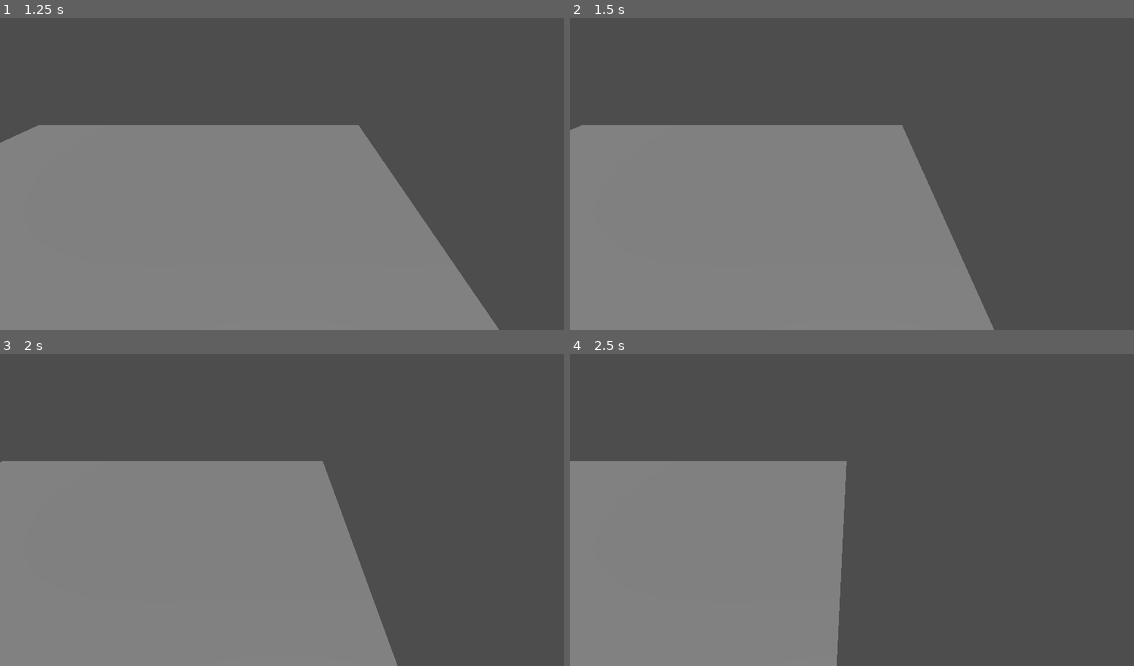
Above: before the commit, frames 1-4 (two rows, left to right).
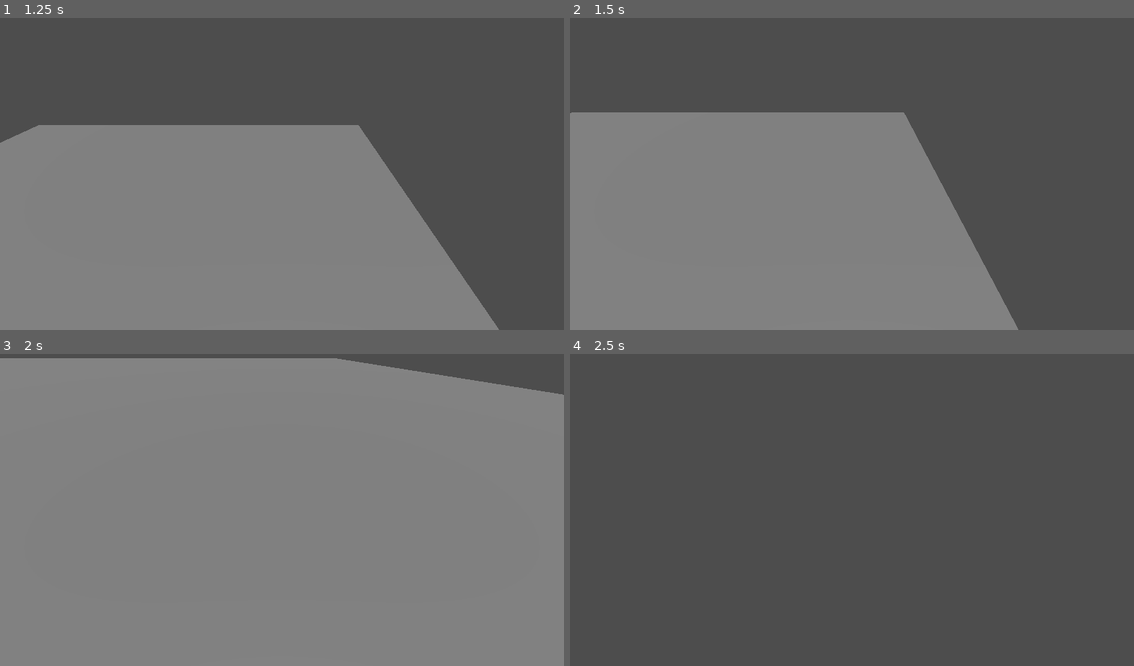
Above: after the commit, the same moments.

Repository: felifluid/crossroads
Game: Godot game, scene res://mesh_instance_3d.tscn
Two runs of this game, one before a commit and one after it. Both use one fixed random seed, a clock stepped at 60 frames per second and the inputs below.
Inputs:
- Up to frame 1 (1.25 s): tap Enter at 0.5 s; hold D (move_right) from 0.53 s (still down)
- Up to frame 2 (1.5 s): release D (move_right) at 1.28 s; hold Ctrl (move_down, bound only after the commit) from 1.28 s (still down)
- Up to frame 3 (2 s): keep holding Ctrl (move_down, bound only after the commit)
- Up to frame 4 (2.5 s): release Ctrl (move_down, bound only after the commit) at 2.03 s; hold D (move_right) from 2.03 s (still down)

Frame 1 is identical in both runs. In frame 2, 4.4% of the frame differs, in the area x 0-80%, y 30-100%; in frame 3, 54%, in the area x 0-100%, y 1-100%; in frame 4, 32%.

Commit message:
update(project.godot): added up & down actions

Diff:
--- a/camera.gd
+++ b/assets/camera/camera.gd
@@ -23,6 +23,7 @@
 	current_y = lerp_angle(current_y, _target_rotation_y, delta * smoothness)
 	rotation_degrees = Vector3(0, current_y, 0)
 
+
 func handle_input(delta):
 	var input_dir := Vector3.ZERO
 	if Input.is_action_pressed("move_forward"):
@@ -33,11 +34,16 @@
 		input_dir.x -= 1
 	if Input.is_action_pressed("move_right"):
 		input_dir.x += 1
+	if Input.is_action_pressed("move_up"):
+		input_dir.y += 1
+	if Input.is_action_pressed("move_down"):
+		input_dir.y -= 1
 	if input_dir != Vector3.ZERO:
 		input_dir = input_dir.normalized()
 		var move_dir = transform.basis * input_dir
-		move_dir.y = 0
+		#move_dir.y = 0W
 		_target_position += move_dir * move_speed * delta
+
 
 	if Input.is_action_pressed("rotate_left"):
 		_target_rotation_y -= rotation_speed * delta
--- /dev/null
+++ b/assets/camera/camera.tscn
@@ -0,0 +1,9 @@
+[gd_scene load_steps=2 format=3 uid="uid://l42ksnikgke3"]
+
+[ext_resource type="Script" uid="uid://di2cg4kun3v7a" path="res://assets/camera/camera.gd" id="1_h4wca"]
+
+[node name="Camera" type="Node3D"]
+script = ExtResource("1_h4wca")
+
+[node name="Camera3D" type="Camera3D" parent="."]
+transform = Transform3D(1, 0, 0, 0, 0.976262, 0.216593, 0, -0.216593, 0.976262, 0, 0.3670274, 1.5455544)
--- a/camera.tscn
+++ /dev/null
@@ -1,6 +0,0 @@
-[gd_scene load_steps=2 format=3 uid="uid://qfq2hooeghfc"]
-
-[sub_resource type="PlaneMesh" id="PlaneMesh_1akh0"]
-
-[node name="MeshInstance3D" type="MeshInstance3D"]
-mesh = SubResource("PlaneMesh_1akh0")
--- a/project.godot
+++ b/project.godot
@@ -47,6 +47,16 @@
 "events": [Object(InputEventKey,"resource_local_to_scene":false,"resource_name":"","device":-1,"window_id":0,"alt_press …(192 unchanged characters)…
 ]
 }
+move_up={
+"deadzone": 0.2,
+"events": [Object(InputEventKey,"resource_local_to_scene":false,"resource_name":"","device":-1,"window_id":0,"alt_pressed":false,"shift_pressed":false,"ctrl_pressed":false,"meta_pressed":false,"pressed":false,"keycode":0,"physical_keycode":4194325,"key_label":0,"unicode":0,"location":0,"echo":false,"script":null)
+]
+}
+move_down={
+"deadzone": 0.2,
+"events": [Object(InputEventKey,"resource_local_to_scene":false,"resource_name":"","device":-1,"window_id":0,"alt_pressed":false,"shift_pressed":false,"ctrl_pressed":false,"meta_pressed":false,"pressed":false,"keycode":0,"physical_keycode":4194326,"key_label":0,"unicode":0,"location":0,"echo":false,"script":null)
+]
+}
 
 [rendering]
 
Renamed: camera.gd.uid -> assets/camera/camera.gd.uid
